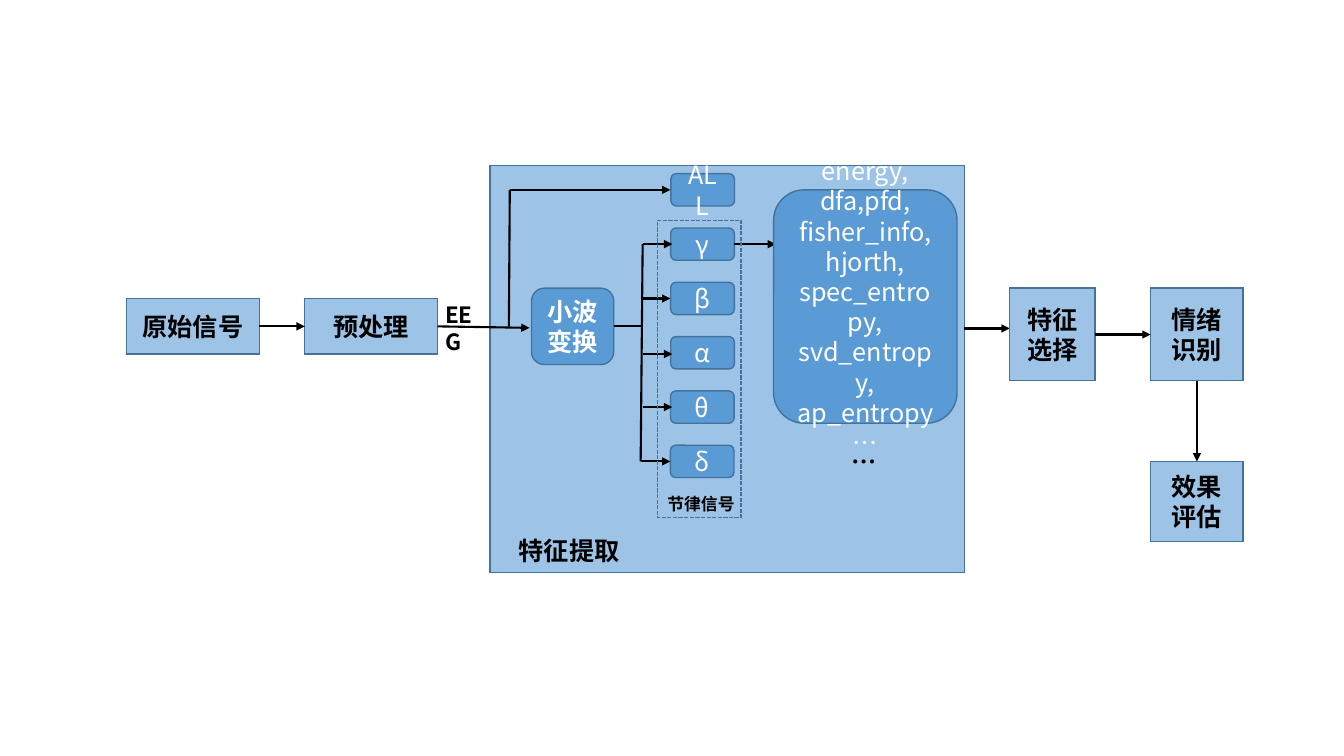
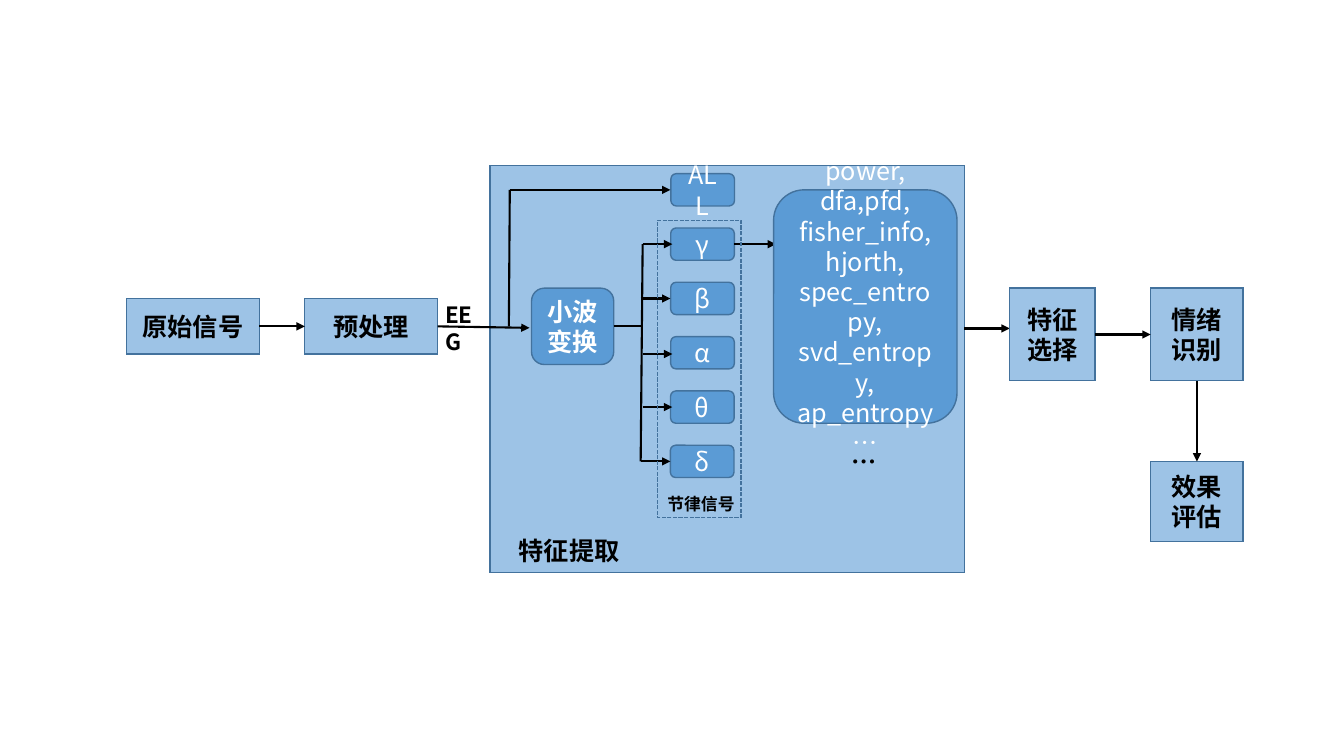
Before and after one commit to wandouqiang/-, a slide deck: slide 2 of 图集.pptx. Drawn at 1344x756 pixels with LibreOffice and Linux fonts; fonts in the diff are those of the drawing. Boxes give left, top, right and bottom in pixels: in the first picture for what was removed or moved away, otherwise in the second. Text is boxed around its words. In the diff, an @@ line names an element or a change of style, - is before the commit and + after.

```diff
--- a/图集.pptx
+++ b/图集.pptx
@@ text in rounded rectangle at box(825, 165, 905, 186): text changed @@
-energy,
+power,
```
Also in this commit, not shown: 2 other slides changed, 4 slides added, 1 slide removed, 10 other files.
